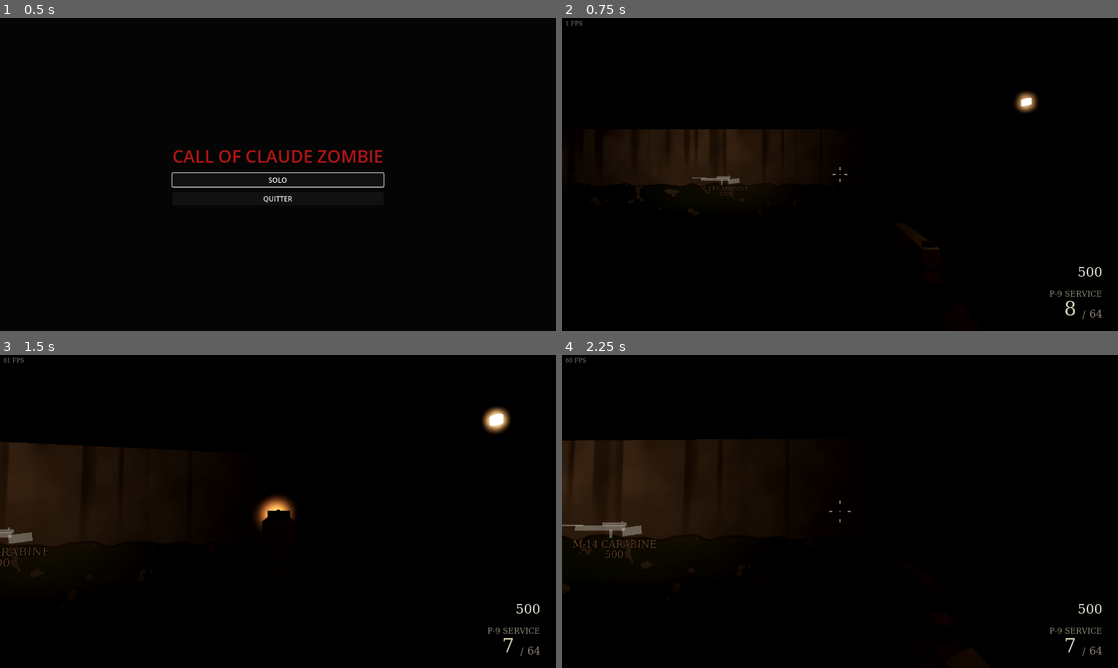
Above: before the commit, frames 1-4 (two rows, left to right).
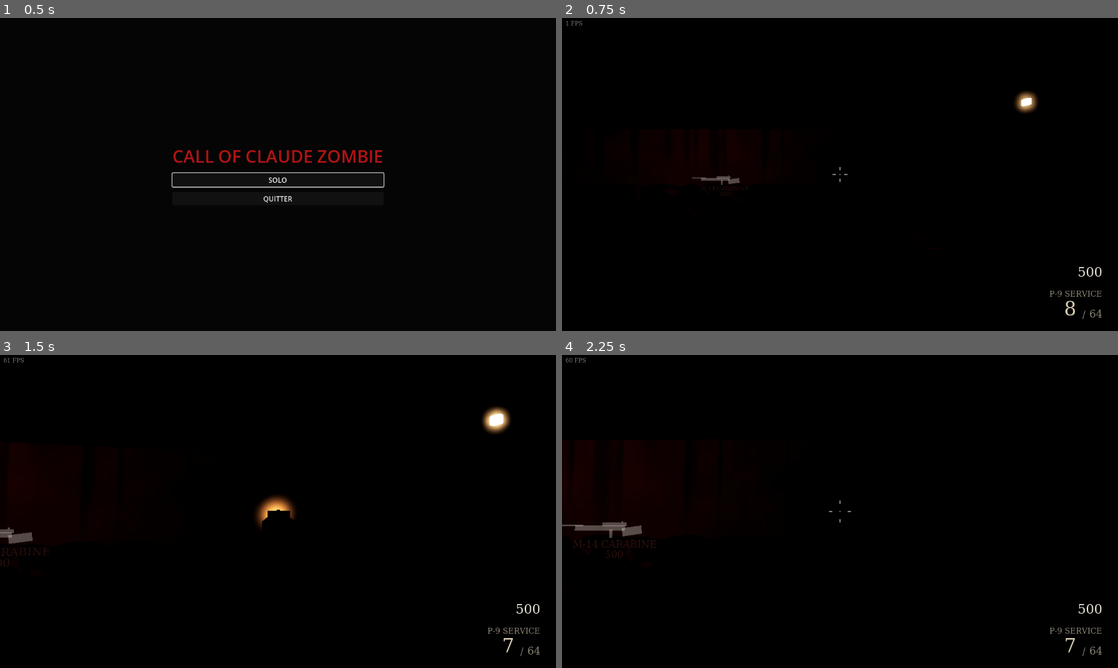
Above: after the commit, the same moments.

Repository: ValentinDelob/Claude-Of-Duty-Zombie
Game: Godot game, scene res://scenes/boot.tscn
Same seed, same stepped clock (60 frames per second), same inputs: the game is played once before the commit and once after it.
Inputs (mouse positions are in pixels of both pictures, inside the frame that each line leads up to):
- Up to frame 1 (0.5 s): no input
- Up to frame 2 (0.75 s): click "SOLO" at 0.5 s
- Up to frame 3 (1.5 s): move the mouse to (305, 511) at 1.27 s; hold W (move_forward) from 1.28 s (still down); hold Right mouse button (aim) from 1.28 s (still down); click (305, 511) at 1.42 s
- Up to frame 4 (2.25 s): keep holding W (move_forward); tap Space (jump) at 1.52 s; tap F (interact) at 1.55, 2.1 s; move the mouse to (812, 511) at 2.02 s; release Right mouse button (aim) at 2.03 s

Frame 1 is identical in both runs. In frame 2, 2.1% of the frame differs, in the area x 14-68%, y 35-74%; in frame 3, 2.8%; in frame 4, 5.4%, in the area x 0-26%, y 27-65%.

Commit message:
feat: add power system
- PowerSwitch : levier du générateur (gratuit, définitif), état serveur
  répliqué, gyrophare rouge de secours tant que le courant est coupé
- PowerGrid : éclairage de secours rougeâtre et faible, puis rallumage des
  lampes en cascade depuis le générateur
- Game.power_on / power_changed : servira aux atouts, Pack-a-Punch,
  pièges et téléporteur
- HUD : bandeau d'événement ; sons synthétisés (levier, turbine, lampes)
- autotest power_system

Co-Authored-By: Claude Opus 5.5 <noreply@anthropic.com>

Diff:
--- a/scripts/game/game.gd
+++ b/scripts/game/game.gd
@@ -40,6 +40,9 @@
 var spawner: Spawner
 var props: PropBuilder
 var doors: Dictionary = {}  # id -> Door
+## Courant rétabli ? (répliqué par PowerSwitch)
+var power_on := false
+signal power_changed(on: bool)
 @onready var hud: Hud = $HUD
 
 
@@ -81,6 +84,7 @@
 	WorldLook.setup_environment(world)
 	_build_doors()
 	_build_wall_buys()
+	_build_power()
 	print("[Game] carte « %s » construite (%dx%d)" % [map_def.display_name, map_data.width, map_data.height])
 
 
@@ -281,3 +285,24 @@
 			wb.setup(marker, c, map_def.wall_buys[marker], map_data)
 			root.add_child(wb)
 			interact.register(wb)
+
+
+func _build_power() -> void:
+	var cells: Array = map_data.markers.get("G", [])
+	if cells.is_empty():
+		# Carte sans générateur : le courant est là dès le départ.
+		props.power.apply_immediate(true)
+		set_power(true)
+		return
+	props.power.apply_immediate(false)
+	var sw := PowerSwitch.new()
+	sw.setup(cells[0], map_data)
+	world.add_child(sw)
+	interact.register(sw)
+
+
+func set_power(on: bool) -> void:
+	if power_on == on:
+		return
+	power_on = on
+	power_changed.emit(on)
--- a/scripts/game/hud/hud.gd
+++ b/scripts/game/hud/hud.gd
@@ -284,6 +284,21 @@
 	_round.set_round(n, starting)
 
 
+## Grand bandeau temporaire au centre (événement de la partie).
+func show_banner(text: String, duration := 3.5) -> void:
+	_center_msg.text = text
+	_center_msg.add_theme_font_size_override("font_size", 46)
+	_center_msg.modulate.a = 0.0
+	var tw := create_tween()
+	tw.tween_property(_center_msg, "modulate:a", 1.0, 0.6)
+	tw.tween_interval(duration)
+	tw.tween_property(_center_msg, "modulate:a", 0.0, 1.2)
+	tw.tween_callback(func():
+		_center_msg.text = ""
+		_center_msg.modulate.a = 1.0
+		_center_msg.add_theme_font_size_override("font_size", 72))
+
+
 ## Message bref (refus d'achat...).
 func flash_message(text: String) -> void:
 	_flash.text = text
--- /dev/null
+++ b/scripts/game/interact/power_switch.gd
@@ -0,0 +1,126 @@
+class_name PowerSwitch
+extends Interactable
+## Levier du générateur. Une fois abaissé (gratuit, définitif), le courant est
+## rétabli : atouts, Pack-a-Punch, pièges et téléporteur fonctionnent.
+
+var is_on := false
+var _normal := Vector3.FORWARD
+var _lever: Node3D
+var _beacon: OmniLight3D
+var _beacon_mesh: MeshInstance3D
+var _t := 0.0
+
+
+func setup(cell: Vector2i, data: MapData) -> void:
+	interact_id = "power"
+	name = "PowerSwitch"
+	_normal = MapDef.wall_normal(data, cell)
+	position = MapData.cell_to_world(cell) + _normal * (MapData.CELL * 0.5 - 0.12) + Vector3.UP * 1.3
+	interact_range = 1.9
+
+
+func _ready() -> void:
+	look_at(global_position - _normal, Vector3.UP)
+	rotate_object_local(Vector3.UP, PI)
+	var box := MeshInstance3D.new()
+	var bm := BoxMesh.new()
+	bm.size = Vector3(0.7, 0.95, 0.22)
+	box.mesh = bm
+	box.material_override = WorldLook.surface("door")
+	add_child(box)
+	# Câbles qui montent au plafond.
+	for x in [-0.22, 0.0, 0.22]:
+		var cable := MeshInstance3D.new()
+		var cm := CylinderMesh.new()
+		cm.top_radius = 0.025
+		cm.bottom_radius = 0.025
+		cm.height = 1.5
+		cm.radial_segments = 6
+		cable.mesh = cm
+		cable.material_override = WorldLook.surface("barrel")
+		cable.position = Vector3(x, 1.2, -0.05)
+		add_child(cable)
+	_lever = Node3D.new()
+	_lever.position = Vector3(0.0, 0.0, 0.12)
+	add_child(_lever)
+	var arm := MeshInstance3D.new()
+	var am := BoxMesh.new()
+	am.size = Vector3(0.06, 0.45, 0.06)
+	arm.mesh = am
+	arm.material_override = WorldLook.surface("steel")
+	arm.position = Vector3(0, 0.22, 0.03)
+	_lever.add_child(arm)
+	var grip := MeshInstance3D.new()
+	var gm := BoxMesh.new()
+	gm.size = Vector3(0.22, 0.07, 0.07)
+	grip.mesh = gm
+	grip.material_override = PropBuilder._emissive(Color(0.6, 0.05, 0.03), 0.5)
+	grip.position = Vector3(0, 0.45, 0.03)
+	_lever.add_child(grip)
+	_lever.rotation.x = -0.5
+	# Gyrophare rouge de secours tant que le courant est coupé.
+	_beacon_mesh = MeshInstance3D.new()
+	var sm := SphereMesh.new()
+	sm.radius = 0.07
+	sm.height = 0.14
+	_beacon_mesh.mesh = sm
+	_beacon_mesh.material_override = PropBuilder._emissive(Color(1.0, 0.08, 0.03), 4.0)
+	_beacon_mesh.position = Vector3(0, 0.62, 0.05)
+	add_child(_beacon_mesh)
+	_beacon = OmniLight3D.new()
+	_beacon.light_color = Color(1.0, 0.1, 0.05)
+	_beacon.omni_range = 7.0
+	_beacon.light_energy = 1.5
+	_beacon.position = Vector3(0, 0.62, 0.3)
+	add_child(_beacon)
+
+
+func _process(delta: float) -> void:
+	if is_on or _beacon == null:
+		return
+	_t += delta
+	var k := 0.5 + 0.5 * sin(_t * 5.0)
+	_beacon.light_energy = 0.3 + 1.6 * k
+
+
+func interact_point() -> Vector3:
+	return global_position - _normal * 0.35
+
+
+func prompt(_pid: int) -> String:
+	return "" if is_on else "[F] Rétablir le courant"
+
+
+func srv_use(_pid: int) -> void:
+	if is_on:
+		return
+	is_on = true
+	print("[Power] courant rétabli")
+	broadcast_state()
+
+
+func get_state() -> Dictionary:
+	return {"on": is_on}
+
+
+func apply_state(state: Dictionary, animate: bool) -> void:
+	var on: bool = state.get("on", false)
+	if on == is_on and not animate:
+		return
+	is_on = on
+	if not on:
+		return
+	_beacon.visible = false
+	_beacon_mesh.visible = false
+	var game := system.game
+	if animate:
+		var tw := create_tween()
+		tw.tween_property(_lever, "rotation:x", 0.9, 0.25).set_trans(Tween.TRANS_BACK)
+		Audio.play_3d("lever", interact_point(), 0.0, 0.02)
+		Audio.play_2d("power_on", -2.0, 0.0)
+		game.props.power.power_on_from(global_position)
+		game.hud.show_banner("LE COURANT EST RÉTABLI")
+	else:
+		_lever.rotation.x = 0.9
+		game.props.power.apply_immediate(true)
+	game.set_power(true)
--- a/scripts/game/map/light_flicker.gd
+++ b/scripts/game/map/light_flicker.gd
@@ -36,3 +36,10 @@
 				_timer[i] = _rng.randf_range(0.04, 0.3) if _rng.randf() < 0.5 else _rng.randf_range(1.0, 5.0)
 		var e := _base[i] * master
 		_lights[i].light_energy = e if _state[i] == 1 else e * 0.08
+
+
+## Met à jour l'énergie de référence d'une lampe (changement de courant).
+func set_base(light: OmniLight3D, energy: float) -> void:
+	var i := _lights.find(light)
+	if i >= 0:
+		_base[i] = energy
--- /dev/null
+++ b/scripts/game/map/power_grid.gd
@@ -0,0 +1,62 @@
+class_name PowerGrid
+extends Node
+## Éclairage de la carte selon l'état du courant.
+##
+## Courant coupé : lampes faibles et rougeâtres (secours), grésillement.
+## Courant rétabli : les lampes se rallument en cascade depuis le générateur.
+## Purement visuel ; l'état du courant fait foi côté serveur (PowerSwitch).
+
+const OFF_ENERGY := 0.35
+const OFF_COLOR := Color(1.0, 0.35, 0.25)
+const ON_COLOR := Color(1.0, 0.74, 0.5)
+const CASCADE_SPEED := 14.0  # m/s
+
+var _lights: Array[OmniLight3D] = []
+var _base: PackedFloat32Array = []
+var _flicker: LightFlicker
+var powered := false
+
+
+func setup(flicker: LightFlicker) -> void:
+	_flicker = flicker
+
+
+func add(light: OmniLight3D) -> void:
+	_lights.append(light)
+	_base.append(light.light_energy)
+
+
+## État initial sans animation (chargement de la carte).
+func apply_immediate(on: bool) -> void:
+	powered = on
+	for i in _lights.size():
+		_set_light(i, on)
+	if _flicker:
+		_flicker.master = 1.0
+
+
+## Rallumage en cascade depuis `origin`.
+func power_on_from(origin: Vector3) -> void:
+	powered = true
+	for i in _lights.size():
+		var l := _lights[i]
+		var delay := l.global_position.distance_to(origin) / CASCADE_SPEED
+		var tw := l.create_tween()
+		tw.tween_interval(delay)
+		# Petit clignotement avant l'allumage.
+		tw.tween_callback(func(): l.light_energy = _base[i] * 1.6; l.light_color = ON_COLOR)
+		tw.tween_interval(0.06)
+		tw.tween_callback(func(): l.light_energy = 0.0)
+		tw.tween_interval(0.08)
+		tw.tween_callback(_set_light.bind(i, true))
+		if i % 4 == 0:
+			tw.tween_callback(func(): Audio.play_3d("lamp_on", l.global_position, -10.0, 0.1, 3))
+
+
+func _set_light(i: int, on: bool) -> void:
+	var l := _lights[i]
+	l.light_color = ON_COLOR if on else OFF_COLOR
+	l.light_energy = _base[i] if on else _base[i] * OFF_ENERGY
+	# LightFlicker lit l'énergie de base : on la met à jour.
+	if _flicker:
+		_flicker.set_base(l, l.light_energy)
--- a/scripts/game/map/prop_builder.gd
+++ b/scripts/game/map/prop_builder.gd
@@ -13,6 +13,7 @@
 var _body: StaticBody3D
 var _box_meshes: Dictionary = {}
 var flicker: LightFlicker
+var power: PowerGrid
 
 
 func _init(map_data: MapData, map_def: MapDef) -> void:
@@ -36,6 +37,10 @@
 	flicker = LightFlicker.new()
 	flicker.name = "LightFlicker"
 	root.add_child(flicker)
+	power = PowerGrid.new()
+	power.name = "PowerGrid"
+	power.setup(flicker)
+	root.add_child(power)
 
 	for c in data.markers.get("C", []):
 		_crate(c)
@@ -255,4 +260,5 @@
 		root.add_child(light)
 		if _h(c, 9) < 0.22:
 			flicker.add(light)
+		power.add(light)
 		i += 1
--- /dev/null
+++ b/tests/autotest/power_system.gd
@@ -0,0 +1,38 @@
+extends AutotestScenario
+## Courant : coupé au départ (éclairage de secours), levier gratuit, cascade
+## d'allumage, état répliqué, définitif.
+
+var H := AutotestHelpers
+
+
+func run() -> void:
+	timeout_sec = 90
+	var p: Player = await H.start_solo_game(self, "bunker_k7")
+	if p == null:
+		return
+	var game := Game.instance
+	game.rounds.paused = true
+	game.combat.debug_invulnerable = true
+	at.check(not game.power_on, "courant coupé au départ")
+	var sw: PowerSwitch = game.interact.get_obj("power")
+	at.check(sw != null, "levier présent")
+	# Accès au générateur.
+	for id in ["2", "3", "4"]:
+		game.doors[id].srv_open()
+	await seconds(0.5)
+	p.teleport_to(MapData.cell_to_world(Vector2i(61, 25), 0.05))
+	H.aim_at(p, sw.global_position)
+	await seconds(0.4)
+	await at.screenshot("before")
+	at.check(game.interact.focused == sw, "le levier est visé : %s" % game.hud._prompt.text)
+	p.input.interact_pressed = true
+	await seconds(0.3)
+	at.check(game.power_on and sw.is_on, "courant rétabli")
+	await seconds(3.0)
+	await at.screenshot("after")
+	at.check(game.interact.focused != sw, "plus d'invite une fois le courant rétabli")
+	# Vue du labo éclairé.
+	p.teleport_to(MapData.cell_to_world(Vector2i(35, 31), 0.05))
+	H.aim_at(p, MapData.cell_to_world(Vector2i(52, 18), 1.2))
+	await seconds(0.4)
+	await at.screenshot("lab_lit")
--- a/tools/gen_audio.gd
+++ b/tools/gen_audio.gd
@@ -371,3 +371,30 @@
 	s.mix(b, _clank(160.0, 0.5, 1.0), 1.7, 1.2)
 	s.mix(b, s.env_exp(s.lowpass(s.noise(0.5), 300.0), 0.002, 0.12), 1.7, 1.0)
 	_save("door_open", s.finish(s.reverb(b, 0.8, 0.3, 1.0), 0.85))
+
+
+func gen_lever() -> void:
+	var b := _clank(300.0, 0.25, 1.0)
+	s.mix(b, s.env_exp(s.lowpass(s.noise(0.3), 500.0), 0.002, 0.06), 0.0, 0.8)
+	_save("lever", s.finish(s.reverb(b, 0.6, 0.2, 0.5), 0.8))
+
+
+func gen_power_on() -> void:
+	# Coup sourd, arc électrique, puis ronronnement qui monte (turbine).
+	var dur := 5.0
+	var b := s.env_exp(s.sweep(0.8, 80.0, 35.0), 0.002, 0.3)
+	var arc := s.env_exp(s.highpass(s.noise(0.6), 3000.0), 0.001, 0.12)
+	for i in arc.size():
+		arc[i] *= 1.0 if s.rng.randf() < 0.3 else 0.2
+	s.mix(b, arc, 0.05, 0.6)
+	var hum := s.sweep(dur - 0.5, 30.0, 60.0, "saw")
+	s.mix(hum, s.sweep(dur - 0.5, 60.0, 120.0), 0.0, 0.5)
+	hum = s.env_adsr(s.lowpass(hum, 500.0), 1.5, 0.5, 0.8, 1.2)
+	s.mix(b, hum, 0.4, 0.8)
+	_save("power_on", s.finish(s.reverb(b, 0.9, 0.3, 1.5), 0.9, 0.2))
+
+
+func gen_lamp_on() -> void:
+	var b := s.env_exp(s.bandpass(s.noise(0.2), 2500.0, 2.0), 0.001, 0.02)
+	s.mix(b, s.env_adsr(s.tone(0.4, 120.0, "square"), 0.01, 0.05, 0.3, 0.2), 0.02, 0.15)
+	_save("lamp_on", s.finish(b, 0.5))
Not shown, added: assets/audio/lamp_on.wav.import
Not shown, added: assets/audio/lever.wav.import
Not shown, added: assets/audio/power_on.wav.import
Not shown, added: scripts/game/interact/power_switch.gd.uid
Not shown, added: scripts/game/map/power_grid.gd.uid
Not shown, added: tests/autotest/power_system.gd.uid
Not shown, added: assets/audio/lamp_on.wav
Not shown, added: assets/audio/lever.wav
Not shown, added: assets/audio/power_on.wav
